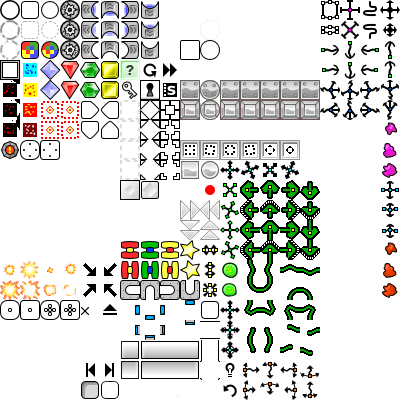
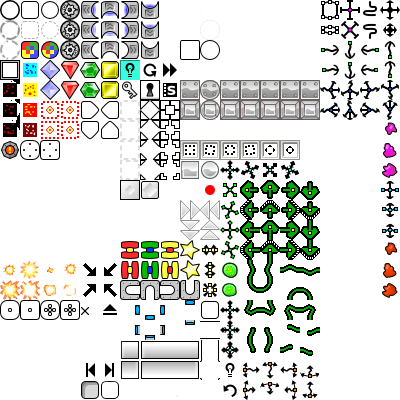
Comparing the layer stacks of the two 400px x 400px images. Changes:
painted on "sprites" over (120, 60, 140, 80)
